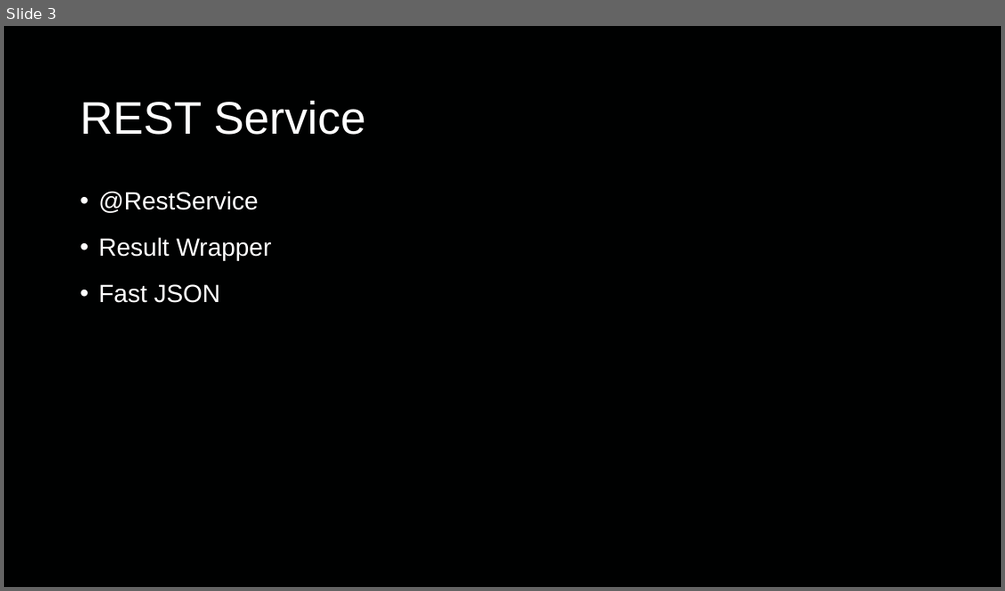
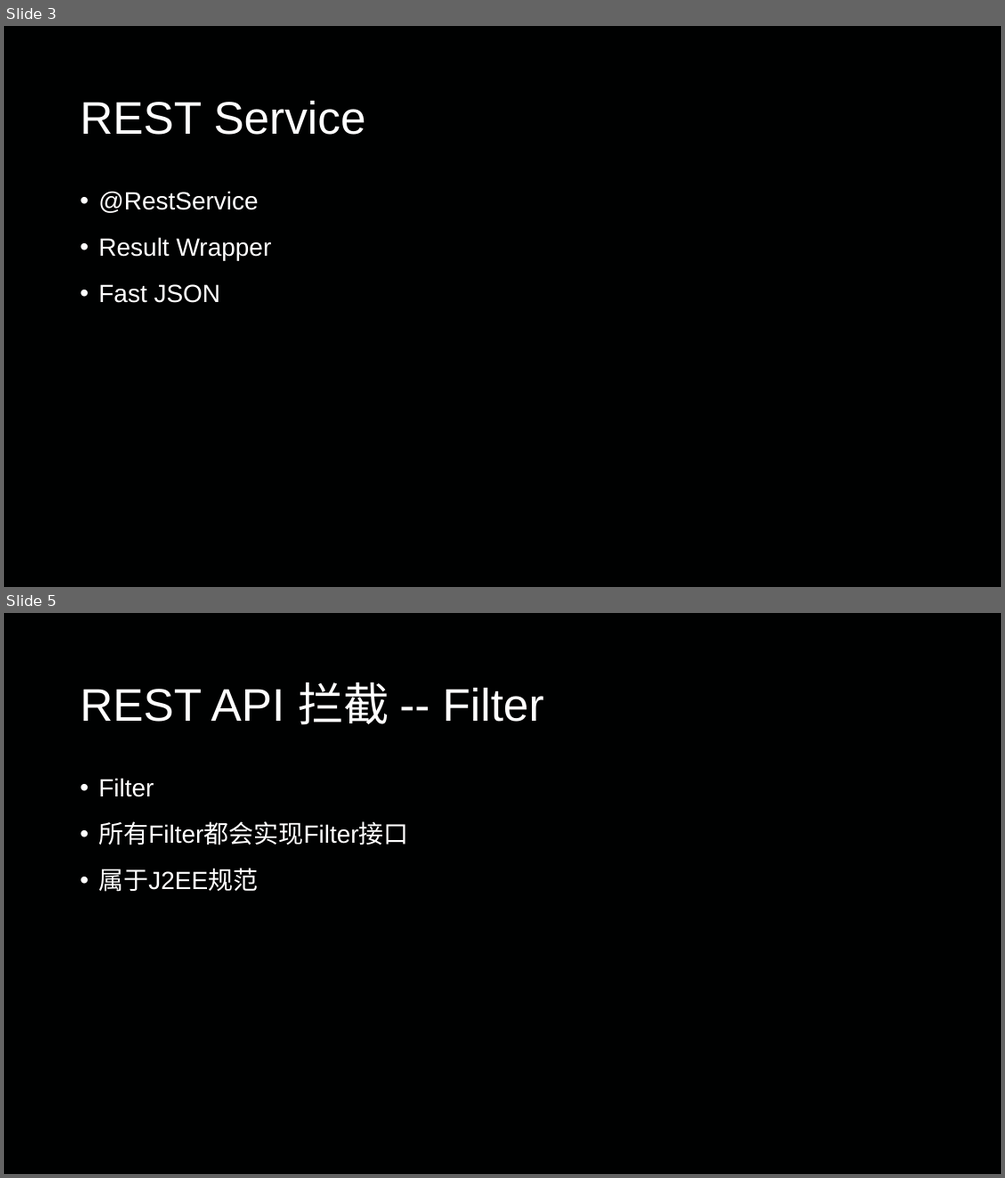
Before and after one commit to jungle0127/SpringBootLearning, a slide deck: FirstDemo/SpringBootIntroduction.pptx. Shown one above the other, each under a label of ours: slide 3 before the commit, slides 3 and 5 after it; the slides between them are not shown. The pictures are 1005x591 and 1005x1178 pixels, drawn with LibreOffice and Linux fonts; fonts in the diff are those of the drawing. Boxes give left, top, right and bottom in pixels: in the first picture for what was removed or moved away, otherwise in the second. Text is boxed around its words. In the diff, an @@ line names an element or a change of style, - is before the commit and + after.

```diff
--- a/FirstDemo/SpringBootIntroduction.pptx
+++ b/FirstDemo/SpringBootIntroduction.pptx
@@ slide 5 added at bbox=[4, 613, 1001, 1174], background #000101 @@
@@ title added at bbox=[80, 682, 544, 725], 44 pt, text #FFFFFF @@
+REST API 拦截 -- Filter
@@ text added at bbox=[98, 778, 408, 892], 24 pt, text #FFFFFF @@
+• Filter
+• 所有Filter都会实现Filter接口
+• 属于J2EE规范
```
Also in this commit, not shown: 7 other slides added, 5 other files.
